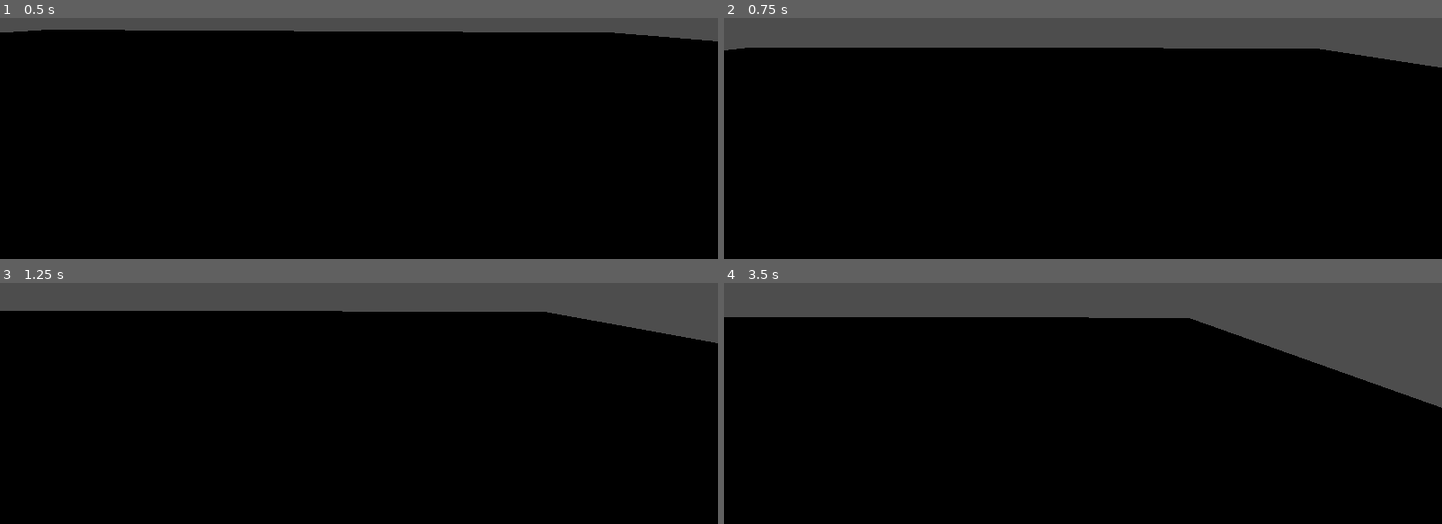
Above: before the commit, frames 1-4 (two rows, left to right).
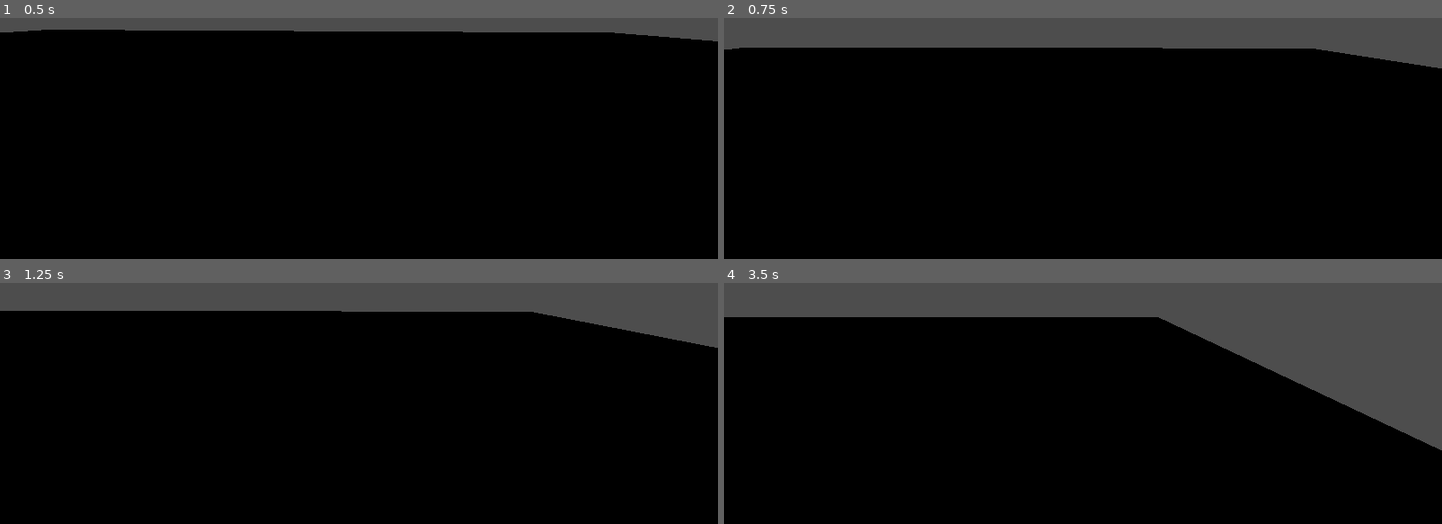
Above: after the commit, the same moments.

Repository: RovinDewan1/test
Game: Godot game, scene res://world.tscn
Same seed, same stepped clock (60 frames per second), same inputs: the game is played once before the commit and once after it.
Inputs:
- Up to frame 1 (0.5 s): no input
- Up to frame 2 (0.75 s): tap Enter (ui_accept) at 0.5 s; hold Right (ui_right) from 0.53 s (still down)
- Up to frame 3 (1.25 s): keep holding Right (ui_right); tap Enter (ui_accept) at 0.77 s
- Up to frame 4 (3.5 s): release Right (ui_right) at 1.28 s; hold Down (ui_down) 1.28-2.03 s; tap Enter (ui_accept) at 1.52, 3.02 s; hold Right (ui_right) 2.03-2.78 s; hold Up (ui_up) from 2.78 s (still down)

Frame 1 is identical in both runs. In frame 2, less than 0.1% of the frame differs, in the area x 0-100%, y 12-21%; in frame 3, 0.4%; in frame 4, 4.3%, in the area x 50-100%, y 14-70%.

Commit message:
Wowee
Changed floor material and colour, changed character speed

Diff:
--- a/SCirpt/char.gd
+++ b/SCirpt/char.gd
@@ -1,7 +1,7 @@
 extends CharacterBody3D
 
 
-const SPEED = 5.0
+const SPEED = 6.0
 const JUMP_VELOCITY = 4.5
 
 
--- a/char.tscn
+++ b/char.tscn
@@ -3,17 +3,17 @@
 [ext_resource type="Script" uid="uid://c3k74ckfwlihk" path="res://SCirpt/char.gd" id="1_njpxk"]
 
 [sub_resource type="BoxShape3D" id="BoxShape3D_5k12k"]
-size = Vector3(1, 1.13983, 1)
+size = Vector3(0.615845, 1.13983, 0.619873)
 
-[sub_resource type="CylinderMesh" id="CylinderMesh_njpxk"]
+[sub_resource type="BoxMesh" id="BoxMesh_njpxk"]
 
 [node name="CharacterBody3D" type="CharacterBody3D"]
 script = ExtResource("1_njpxk")
 
 [node name="CollisionShape3D" type="CollisionShape3D" parent="."]
-transform = Transform3D(1, 0, 0, 0, 1, 0, 0, 0, 1, 0, 0.715079, 0)
+transform = Transform3D(1, 0, 0, 0, 1, 0, 0, 0, 1, 6.10352e-05, 0.715079, -0.00109863)
 shape = SubResource("BoxShape3D_5k12k")
 
 [node name="MeshInstance3D" type="MeshInstance3D" parent="."]
-transform = Transform3D(1.00663, 0, 0, 0, 0.558275, 0, 0, 0, 1.00663, 0, 0.724728, 0)
-mesh = SubResource("CylinderMesh_njpxk")
+transform = Transform3D(0.614246, 0, 0, 0, 1.14106, 0, 0, 0, 0.615354, 0, 0.724728, 0)
+mesh = SubResource("BoxMesh_njpxk")
--- a/world.tscn
+++ b/world.tscn
@@ -5,12 +5,16 @@
 [sub_resource type="WorldBoundaryShape3D" id="WorldBoundaryShape3D_f3sb7"]
 
 [sub_resource type="StandardMaterial3D" id="StandardMaterial3D_f3sb7"]
+vertex_color_use_as_albedo = true
+albedo_color = Color(0.421499, 0.993337, 0.926356, 1)
 metallic = 1.0
-metallic_specular = 1.0
-roughness = 0.3
+metallic_specular = 0.36
+roughness = 0.0
 
 [sub_resource type="PlaneMesh" id="PlaneMesh_f3sb7"]
+lightmap_size_hint = Vector2i(12, 12)
 material = SubResource("StandardMaterial3D_f3sb7")
+add_uv2 = true
 
 [node name="world" type="Node3D"]
 
